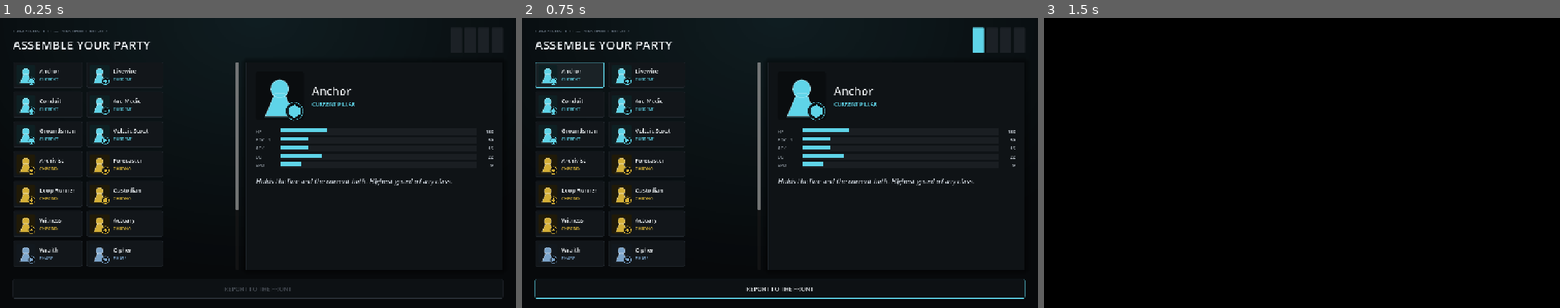
Above: before the commit, frames 1-3 (left to right).
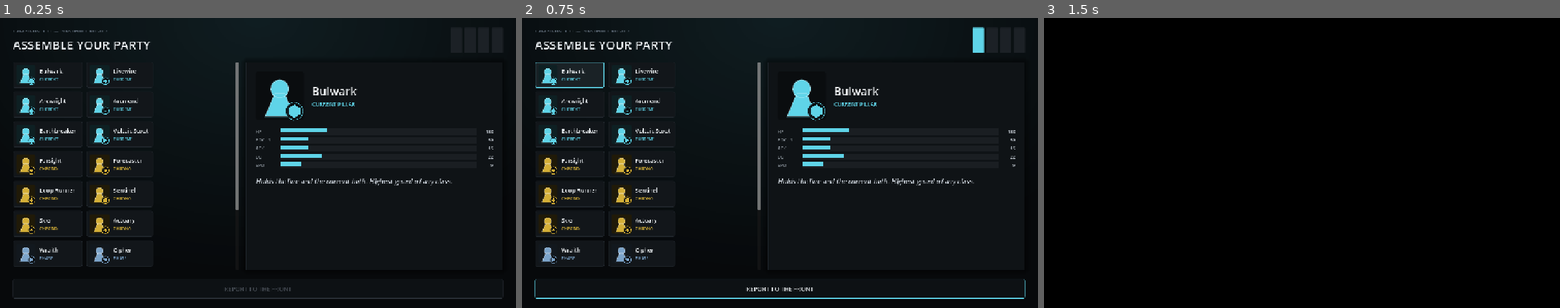
Above: after the commit, the same moments.

Repository: dancockrell/longnight-godot
Game: Godot game, scene res://scenes/ClassSelect.tscn
Same seed, same stepped clock (60 frames per second), same inputs: the game is played once before the commit and once after it. This scene is started directly instead of the project's main scene.
Inputs (mouse positions are in pixels of both pictures, inside the frame that each line leads up to):
- Up to frame 1 (0.25 s): no input
- Up to frame 2 (0.75 s): click (568, 76) at 0.52 s
- Up to frame 3 (1.5 s): click "REPORT TO THE FRONT" at 1.25 s

The runs differ from the first frame. In frame 1, 0.5% of the frame differs, in the area x 7-70%, y 17-86%; in frame 2, 0.5%; in frame 3, nothing differs.

Commit message:
Sharper class names, and wounds that actually stay: consequences with teeth
Two corrections in one pass, both about the same underlying complaint:
things were reading as safe and generic instead of committing to a real
identity.

Renamed the flattest class names - Anchor, Custodian, Groundsman,
Archivist, Witness, Conduit, Arc-Medic, Medic-in-Shadow - to Bulwark,
Sentinel, Earthbreaker, Farsight, Seer, Arcwright, Arcmend, Shroudmend.
Only the display "name" field changed; ids, stats, roles and pillars are
untouched, so nothing structural moved and no test needed to change for
this half.

The bigger piece: being downed in a fight stopped being free. This game's
whole design already runs on one idea - the record does not get a second
draft, stated outright in the Carfax ending - and combat was the one place
that principle did not actually apply: a party member reduced to 0 HP just
reset clean for the next fight. Fixed by making it a real, permanent
mechanic instead of a stated theme: GameState.wounds tracks how many times
each combatant id has been downed, GameState.apply_wound_penalty()
permanently reduces that class's max HP by 15% per wound (floored at 35%
of the original, so no number of wounds makes a class literally unusable),
and it is now applied every time a Front party or a story protagonist is
built for a new fight.

Wired through both places combat happens: battle_screen.gd now reports
which player-side ids were actually reduced to 0 HP during the fight,
regardless of whether the fight was won, and both callers
(scripts/overworld/overworld.gd for the Front, clerkenwell_scene.gd for
the story mode) record a wound for each one.

A real leak caught immediately after writing the test for this, the same
way the Ambience autoload leak was caught earlier this session:
GameState is the autoload, and referencing it by its bare singleton name
does not compile under --script (confirmed, not assumed, earlier in this
session). Testing it meant loading the script file directly and
instantiating it - which meant it was a plain Node never added to any
tree, and Nodes do not garbage-collect the way RefCounted objects do.
Confirmed the leak with --verbose (one Node plus everything reset() built
inside it - Ledger, Relational, Archive), fixed with an explicit free()
at the end of the test, reverified the warning is gone.

136 checks at exit 0, up from 127. A new sabotage (wounds_do_nothing)
correctly fails three related checks together, since they all rest on the
same premise being true.

Verified visually: renamed classes render correctly in the select screen,
nothing else moved.

Co-Authored-By: Claude Opus 5 <noreply@anthropic.com>

Diff:
--- a/scripts/combat/battle_screen.gd
+++ b/scripts/combat/battle_screen.gd
@@ -364,11 +364,25 @@
 
 func _end_battle() -> void:
 	var won := not battle.living_party().is_empty()
+
+	# Anyone on the player's side reduced to 0 HP this fight, regardless of
+	# whether the fight was ultimately won - a wound is not conditioned on
+	# the outcome, it is conditioned on what happened to that person during
+	# it. Reported by id so the caller can record it against whichever data
+	# source (Roster or Classes) actually built this combatant, without
+	# this screen needing to know which one that was.
+	var downed_ids := PackedStringArray()
+	for c in battle.party:
+		if not c.alive:
+			downed_ids.append(c.id)
+
 	for child in _action_panel.get_children():
 		child.queue_free()
 	_log_line("")
 	_log_line("[b]%s[/b]" % ("The others withdraw." if won else "Your party is overwhelmed."))
+	if not downed_ids.is_empty():
+		_log_line("This is not a wound anyone here walks away from clean. It stays.")
 	var cont := _make_button("Continue.", func():
 		if _on_finished.is_valid():
-			_on_finished.call(won))
+			_on_finished.call(won, downed_ids))
 	_action_panel.add_child(cont)
--- a/scripts/core/game_state.gd
+++ b/scripts/core/game_state.gd
@@ -47,6 +47,7 @@
 	facts = Relational.new()
 	archive = Archive.build_default()
 	signed_findings.clear()
+	wounds.clear()
 
 
 func choose(id: String) -> bool:
@@ -115,5 +116,44 @@
 	for id in front_party_ids:
 		var c := Combatant.from_roster(Classes.by_id(id))
 		if c != null:
+			apply_wound_penalty(c)
 			out.append(c)
 	return out
+
+
+## Being downed in a fight is not a reset button. Per-id wound count,
+## persistent for the rest of this playthrough - the same principle
+## already governing everything else in this game (the Ledger, the
+## Register, the Carfax reckoning): the record does not get a second
+## draft. Keyed by combatant id, which works for both a class-built Front
+## party member and a named story protagonist without either needing to
+## know about the other's data source.
+var wounds: Dictionary = {}
+
+const WOUND_HP_PENALTY_FRACTION := 0.15   ## Per wound, of the class's ORIGINAL max HP.
+const WOUND_HP_FLOOR_FRACTION := 0.35     ## Never reduced below this fraction, however many wounds.
+
+
+func record_wound(id: String) -> void:
+	wounds[id] = int(wounds.get(id, 0)) + 1
+
+
+func wound_count(id: String) -> int:
+	return int(wounds.get(id, 0))
+
+
+## Mutates a freshly-built Combatant to reflect however many times this id
+## has been downed before. Computed from the combatant's OWN current
+## max_hp, which for a freshly-built Combatant is always the class/roster's
+## original value (from_roster() reads the source data fresh every call,
+## never a previously-wounded instance) - so this cannot compound
+## incorrectly even though it is called on a new object each time.
+func apply_wound_penalty(c: Combatant) -> void:
+	var n := wound_count(c.id)
+	if n <= 0:
+		return
+	var original := c.max_hp
+	var floor_hp: int = maxi(1, int(original * WOUND_HP_FLOOR_FRACTION))
+	var reduced: int = original - int(original * WOUND_HP_PENALTY_FRACTION * n)
+	c.max_hp = maxi(floor_hp, reduced)
+	c.hp = c.max_hp
--- a/scripts/data/classes.gd
+++ b/scripts/data/classes.gd
@@ -28,26 +28,26 @@
 ## that is a property of a written individual, not an archetype).
 const ALL := [
 	# ---------------------------------------------------------- CURRENT --
-	{"id":"anchor_current","name":"Anchor","pillar":CURRENT,"origin_year":1944,"role":"anchor",
+	{"id":"anchor_current","name":"Bulwark","pillar":CURRENT,"origin_year":1944,"role":"anchor",
 	 "hp":180,"focus":50,"atk":15,"def":22,"spd":9,
 	 "flavor":"Holds the line and the current both. Highest guard of any class."},
 	{"id":"livewire","name":"Livewire","pillar":CURRENT,"origin_year":1944,"role":"wildcard",
 	 "hp":100,"focus":70,"atk":24,"def":9,"spd":15,
 	 "flavor":"Trades guard for damage. A Livewire who is caught loud does not get a second warning."},
-	{"id":"conduit","name":"Conduit","pillar":CURRENT,"origin_year":1944,"role":"quartermaster",
+	{"id":"conduit","name":"Arcwright","pillar":CURRENT,"origin_year":1944,"role":"quartermaster",
 	 "hp":130,"focus":85,"atk":13,"def":15,"spd":11,
-	 "flavor":"Routes current to whoever needs it. Every buff a Conduit grants is paid for in Exposure."},
-	{"id":"arc_medic","name":"Arc-Medic","pillar":CURRENT,"origin_year":1944,"role":"medic",
+	 "flavor":"Routes current to whoever needs it. Every buff an Arcwright grants is paid for in Exposure."},
+	{"id":"arc_medic","name":"Arcmend","pillar":CURRENT,"origin_year":1944,"role":"medic",
 	 "hp":128,"focus":90,"atk":11,"def":14,"spd":12,
 	 "flavor":"Field medicine run through a coil. Effective, and never once explained to the patient."},
-	{"id":"groundsman","name":"Groundsman","pillar":CURRENT,"origin_year":1944,"role":"anchor",
+	{"id":"groundsman","name":"Earthbreaker","pillar":CURRENT,"origin_year":1944,"role":"anchor",
 	 "hp":160,"focus":55,"atk":12,"def":24,"spd":8,
 	 "flavor":"Earths a fight before it earths someone's nervous system. Slow, and very hard to move."},
 	{"id":"voltaic_scout","name":"Voltaic Scout","pillar":CURRENT,"origin_year":1944,"role":"infiltrator",
 	 "hp":112,"focus":75,"atk":18,"def":11,"spd":18,
 	 "flavor":"First across the wire, first to draw attention. Fast enough that it rarely matters."},
 	# ----------------------------------------------------------- CHRONO --
-	{"id":"archivist","name":"Archivist","pillar":CHRONO,"origin_year":1944,"role":"analyst",
+	{"id":"archivist","name":"Farsight","pillar":CHRONO,"origin_year":1944,"role":"analyst",
 	 "hp":118,"focus":95,"atk":12,"def":13,"spd":13,
 	 "flavor":"Weakens what the record already doubts. Strongest against anything undocumented."},
 	{"id":"forecaster","name":"Forecaster","pillar":CHRONO,"origin_year":1944,"role":"analyst",
@@ -56,10 +56,10 @@
 	{"id":"loop_runner","name":"Loop-Runner","pillar":CHRONO,"origin_year":1944,"role":"wildcard",
 	 "hp":108,"focus":80,"atk":20,"def":10,"spd":20,
 	 "flavor":"Acts first, always. A closed loop has to start somewhere."},
-	{"id":"custodian","name":"Custodian","pillar":CHRONO,"origin_year":1944,"role":"anchor",
+	{"id":"custodian","name":"Sentinel","pillar":CHRONO,"origin_year":1944,"role":"anchor",
 	 "hp":172,"focus":60,"atk":14,"def":21,"spd":9,
 	 "flavor":"Keeps a record from being altered by keeping the people near it alive."},
-	{"id":"witness","name":"Witness","pillar":CHRONO,"origin_year":1944,"role":"medic",
+	{"id":"witness","name":"Seer","pillar":CHRONO,"origin_year":1944,"role":"medic",
 	 "hp":124,"focus":88,"atk":10,"def":15,"spd":12,
 	 "flavor":"Heals by making sure a wound was seen and logged. Slower than a bandage. More permanent."},
 	{"id":"actuary","name":"Actuary","pillar":CHRONO,"origin_year":1944,"role":"wildcard",
@@ -75,7 +75,7 @@
 	{"id":"threshold","name":"Threshold","pillar":PHASE,"origin_year":1944,"role":"anchor",
 	 "hp":164,"focus":65,"atk":13,"def":20,"spd":10,
 	 "flavor":"Stands in the doorway between here and not-quite-here. Foes find it difficult to commit to a target."},
-	{"id":"shadow_medic","name":"Medic-in-Shadow","pillar":PHASE,"origin_year":1944,"role":"medic",
+	{"id":"shadow_medic","name":"Shroudmend","pillar":PHASE,"origin_year":1944,"role":"medic",
 	 "hp":120,"focus":86,"atk":10,"def":13,"spd":14,
 	 "flavor":"Treats wounds that have not fully arrived yet. The patient usually feels better before understanding why."},
 	{"id":"rumour","name":"Rumour","pillar":PHASE,"origin_year":1944,"role":"quartermaster",
--- a/scripts/eras/clerkenwell_scene.gd
+++ b/scripts/eras/clerkenwell_scene.gd
@@ -38,6 +38,7 @@
 	var party: Array[Combatant] = []
 	var c := Combatant.from_roster(protagonist_data)
 	if c != null:
+		GameState.apply_wound_penalty(c)
 		party.append(c)
 	if party.is_empty():
 		# No protagonist chosen (reached this scene directly, e.g. in a
@@ -66,7 +67,9 @@
 	battle_screen.setup(party, foes, GameState.exposure, _on_battle_finished.bind(battle_screen))
 
 
-func _on_battle_finished(_won: bool, battle_screen: Node) -> void:
+func _on_battle_finished(_won: bool, downed_ids: PackedStringArray, battle_screen: Node) -> void:
+	for id in downed_ids:
+		GameState.record_wound(id)
 	battle_screen.queue_free()
 	self.visible = true
 	goto("codex_note")
--- a/scripts/overworld/overworld.gd
+++ b/scripts/overworld/overworld.gd
@@ -342,7 +342,11 @@
 	battle_screen.setup(party, foes, exposure, _on_battle_finished.bind(battle_screen))
 
 
-func _on_battle_finished(_won: bool, battle_screen: Node) -> void:
+func _on_battle_finished(_won: bool, downed_ids: PackedStringArray, battle_screen: Node) -> void:
+	for id in downed_ids:
+		GameState.record_wound(id)
+	if not downed_ids.is_empty():
+		_label.text = "%d of your party carry this fight with them now, permanently." % downed_ids.size()
 	battle_screen.queue_free()
 	self.visible = true
 	set_process_unhandled_input(true)
--- a/tests/run_tests.gd
+++ b/tests/run_tests.gd
@@ -49,6 +49,7 @@
 	test_classes()
 	test_enemies()
 	test_front_party()
+	test_wounds()
 	_summary()
 	quit(1 if _fail > 0 else 0)
 
@@ -1135,6 +1136,77 @@
 		all_player_side, "checked %d" % combatants.size())
 
 
+# ------------------------------------------------------------- wounds ---
+
+## GameState is the autoload, and referencing it by its bare singleton name
+## does not compile under --script (confirmed earlier this session - it is
+## a compile-time resolution failure, not merely a lifecycle question).
+## Loading the script file directly and instantiating it bypasses that: it
+## is the exact same class, just not reached through the global singleton
+## name, so its real methods run un-mocked rather than being re-implemented
+## by hand the way test_front_party() had to.
+func test_wounds() -> void:
+	print("\n[wounds - being downed is not a reset button]")
+	var gs = load("res://scripts/core/game_state.gd").new()
+	gs.reset()
+
+	_ok("wound_count starts at zero for anyone untouched",
+		gs.wound_count("anchor_current") == 0, "")
+
+	gs.record_wound("anchor_current")
+	_ok("record_wound increments", gs.wound_count("anchor_current") == 1, "")
+	gs.record_wound("anchor_current")
+	_ok("a second wound on the same id accumulates",
+		gs.wound_count("anchor_current") == 2, "")
+	_ok("a different id is unaffected", gs.wound_count("livewire") == 0, "")
+
+	var fresh := Combatant.from_roster(Classes.by_id("anchor_current"))
+	var original_max := fresh.max_hp
+	gs.apply_wound_penalty(fresh)
+	if _sabotage == "wounds_do_nothing":
+		fresh.max_hp = original_max
+	_ok("apply_wound_penalty actually reduces max HP for a wounded id",
+		fresh.max_hp < original_max,
+		"original=%d after=%d" % [original_max, fresh.max_hp])
+	_ok("current HP is set to the new, reduced max rather than left stale",
+		fresh.hp == fresh.max_hp, "hp=%d max=%d" % [fresh.hp, fresh.max_hp])
+
+	# The floor: no number of wounds should reduce a class to uselessness.
+	for i in 20:
+		gs.record_wound("livewire")
+	var battered := Combatant.from_roster(Classes.by_id("livewire"))
+	var battered_original := battered.max_hp
+	gs.apply_wound_penalty(battered)
+	var floor_expected: int = maxi(1, int(battered_original * gs.WOUND_HP_FLOOR_FRACTION))
+	_ok("20 wounds still respects the floor rather than reducing HP toward zero",
+		battered.max_hp == floor_expected,
+		"got %d, floor is %d (of original %d)" % [battered.max_hp, floor_expected, battered_original])
+
+	# Rebuilding fresh from source data must never compound - calling
+	# apply_wound_penalty twice on two SEPARATE fresh combatants for the
+	# same wounded id must give the identical result both times, because
+	# from_roster() always reads the original stat, never a previously
+	# mutated instance.
+	var again := Combatant.from_roster(Classes.by_id("anchor_current"))
+	gs.apply_wound_penalty(again)
+	_ok("wound penalty does not compound across rebuilds of the same id",
+		again.max_hp == fresh.max_hp,
+		"first build=%d second build=%d" % [fresh.max_hp, again.max_hp])
+
+	gs.reset()
+	_ok("reset() actually clears recorded wounds", gs.wound_count("anchor_current") == 0,
+		"count=%d" % gs.wound_count("anchor_current"))
+
+	# gs was built with load().new() specifically to avoid referencing the
+	# GameState autoload by its bare singleton name, which does not compile
+	# under --script - but that means it is a plain Node never added to any
+	# tree, and Nodes are not garbage-collected like RefCounted objects.
+	# Left unfreed, this leaked one Node plus everything reset() built
+	# inside it (Ledger, Relational, Archive) - confirmed with --verbose,
+	# not assumed.
+	gs.free()
+
+
 # --------------------------------------------------------------- summary ---
 
 func _summary() -> void:
